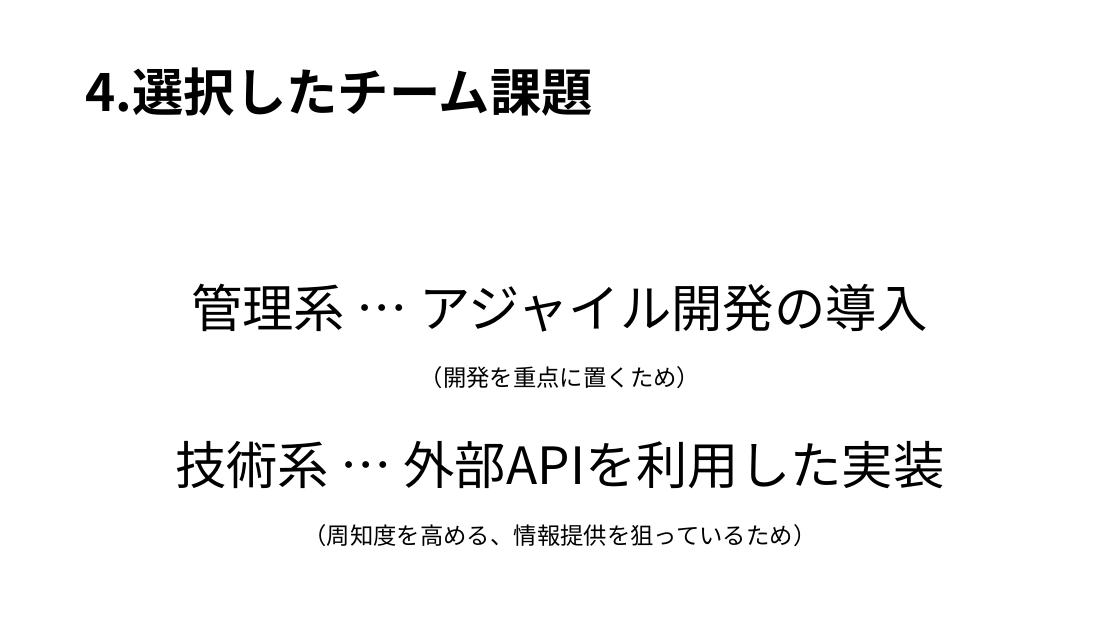
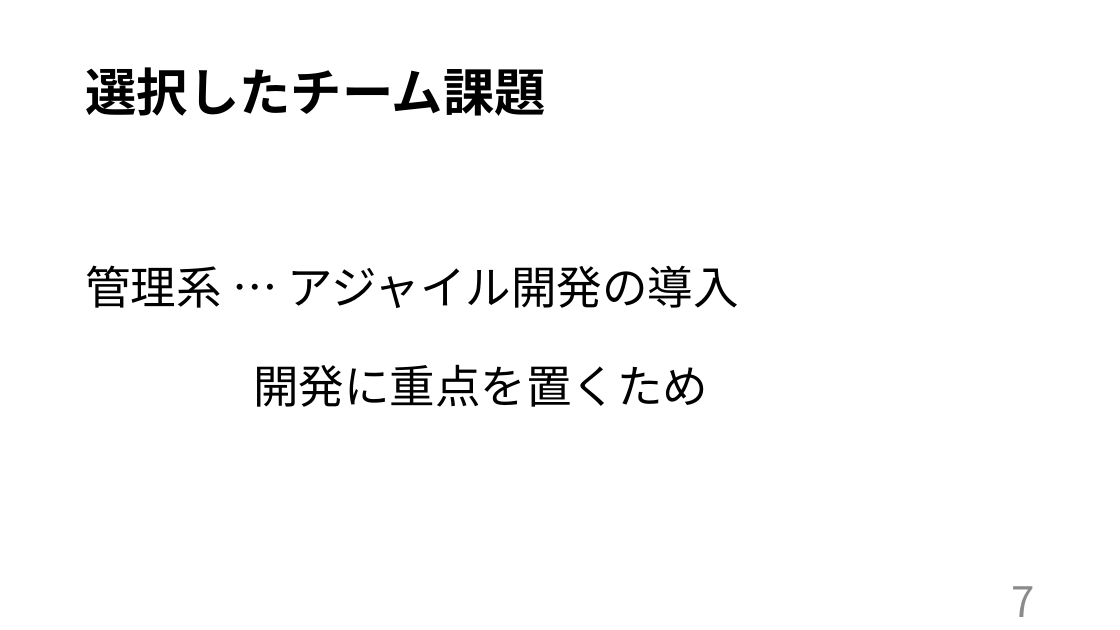
Before and after one commit to kazukiyoshida96/PM-, a slide deck: slide 9 of ＰＭ学科専用2.pptx (slide 7 before the commit). Drawn at 1120x630 pixels with LibreOffice and Linux fonts; fonts in the diff are those of the drawing. Boxes give left, top, right and bottom in pixels: in the first picture for what was removed or moved away, otherwise in the second. Text is boxed around its words. In the diff, an @@ line names an element or a change of style, - is before the commit and + after.

```diff
--- a/ＰＭ学科専用2.pptx
+++ b/ＰＭ学科専用2.pptx
@@ title at (85,67,545,116): text changed @@
-4.選択したチーム課題
+選択したチーム課題
@@ text "管理系 … アジャイル開発の導入": place and size @@
-text "管理系 … アジャイル開発の導入" at (175,283,944,546)
+text "管理系 … アジャイル開発の導入" at (85,265,739,407)
@@ text at (85,265,739,308): size 44 to 39 pt in "管理系 … アジャイル開発の導入"; alignment centre to left; line spacing 1.5 to 1.6 @@
@@ text at (253,364,708,407): text changed; size 20 to 39 pt @@
-（開発を重点に置くため）
-技術系 … 外部APIを利用した実装
-（周知度を高める、情報提供を狙っているため）
+開発に重点を置くため
@@ text added at (1011,586,1034,617), 36 pt, text #8C8C8C @@
+7
```
Also in this commit, not shown: 11 other slides changed, 4 slides added, 1 slide removed, 7 other files.
